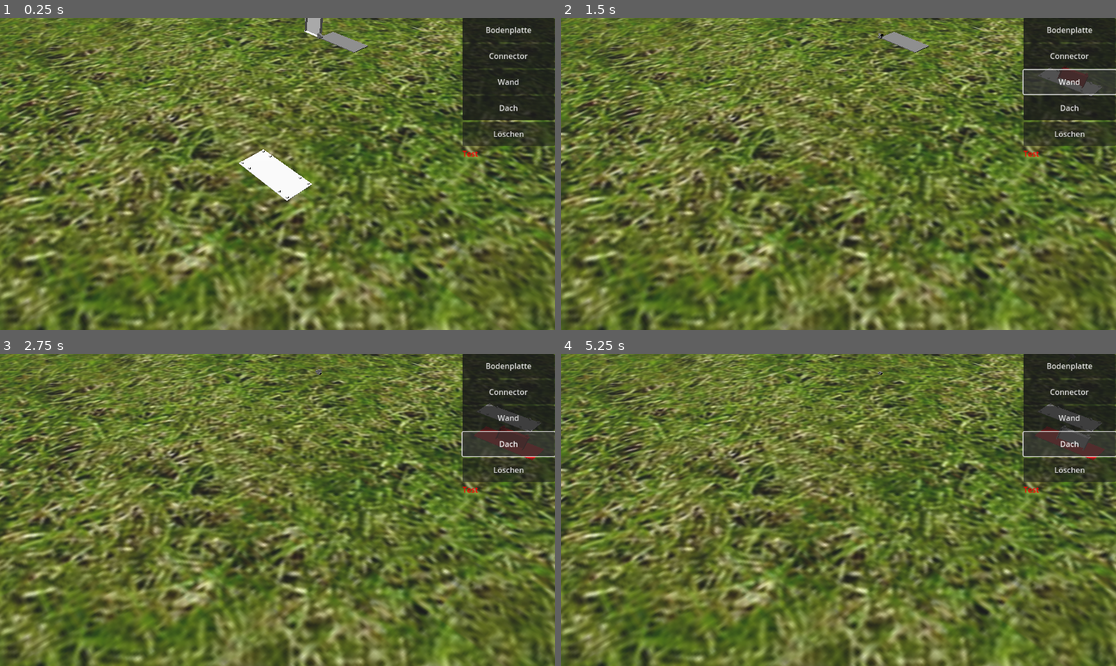
Above: before the commit, frames 1-4 (two rows, left to right).
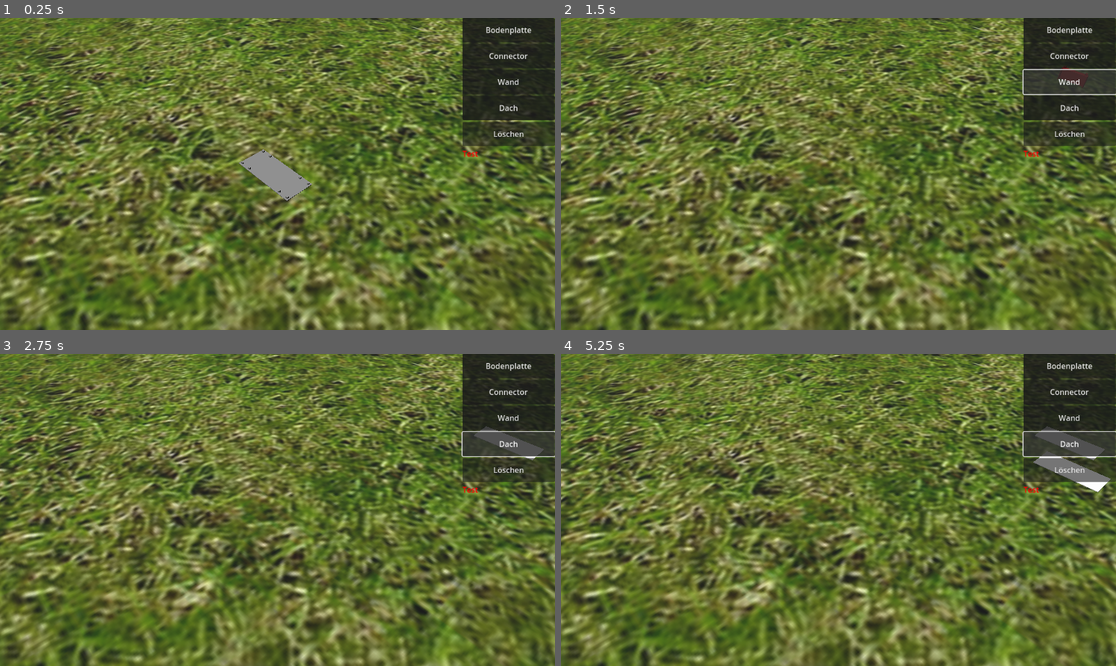
Above: after the commit, the same moments.

Repository: eduardoProggt/DKGBBMT
Game: Godot game, scene res://main_scene.tscn
Two runs of this game, one before a commit and one after it. Both use one fixed random seed, a clock stepped at 60 frames per second and the inputs below.
Inputs:
- Up to frame 1 (0.25 s): no input
- Up to frame 2 (1.5 s): click "Bodenplatte" at 0.5 s; click "Wand" at 1.25 s
- Up to frame 3 (2.75 s): click "Dach" at 2 s
- Up to frame 4 (5.25 s): click "Löschen" at 2.75 s; click "Bodenplatte" at 3.5 s; click "Wand" at 4.25 s; click "Dach" at 5 s

The runs differ from the first frame. In frame 1, 1.4% of the frame differs, in the area x 43-67%, y 0-59%; in frame 2, 0.5%; in frame 3, 0.9%; in frame 4, 1.4%, in the area x 57-99%, y 5-45%.

Commit message:
Unbenutzte Tiles auf y=-100 setzen + kleines Debugging bei transientem Fehler

Diff:
--- a/assets/connector.gd
+++ b/assets/connector.gd
@@ -108,16 +108,20 @@
 	if(last.transform.origin.z == first.transform.origin.z):
 		for i in Utils.float_range(last.transform.origin.x, first.transform.origin.x,1):
 			var valid_position = Vector3(i,last.transform.origin.y, first.transform.origin.z)
-			preview_tiles.append(_find_tile_with_position(valid_position))
+			var tile = _find_tile_with_position(valid_position)
+			if tile:
+				preview_tiles.append(tile)
 	if(last.transform.origin.x == first.transform.origin.x):
 		for i in Utils.float_range(last.transform.origin.z, first.transform.origin.z,1):
 			var valid_position = Vector3(last.transform.origin.x,last.transform.origin.y, i)
-			preview_tiles.append(_find_tile_with_position(valid_position))
+			var tile = _find_tile_with_position(valid_position)
+			if tile:
+				preview_tiles.append(tile)
 	return preview_tiles
 
 func _find_tile_with_position(pos: Vector3):
 	for tile in ghost_tiles:
-		if tile.transform.origin == pos:
+		if tile.transform.origin.distance_to(pos) < 0.01:
 			return tile
 
 func instantiate_ghost_connectors(add_to_scene) -> Node3D:
--- a/assets/connector.tscn
+++ b/assets/connector.tscn
@@ -7,7 +7,7 @@
 size = Vector3(0.95, 0.95, 0.95)
 
 [node name="Connector" type="Node3D"]
-transform = Transform3D(1, 0, 0, 0, 1, 0, 0, 0, 1, -0.5, -0.5, 0.5)
+transform = Transform3D(1, 0, 0, 0, 1, 0, 0, 0, 1, -0.5, -100, 0.5)
 script = ExtResource("1_g0p15")
 
 [node name="Area3D" type="Area3D" parent="."]
--- a/assets/dach.tscn
+++ b/assets/dach.tscn
@@ -7,6 +7,7 @@
 size = Vector3(12.99, 0.199, 5.99)
 
 [node name="Dach" type="Node3D"]
+transform = Transform3D(1, 0, 0, 0, 1, 0, 0, 0, 1, 0, -100, 0)
 script = ExtResource("1_an14m")
 
 [node name="MeshInstance3D" type="MeshInstance3D" parent="."]
--- a/assets/hammer.tscn
+++ b/assets/hammer.tscn
@@ -4,6 +4,7 @@
 [ext_resource type="Script" path="res://assets/hammer.gd" id="1_x3vt8"]
 
 [node name="Hammer" type="Node3D"]
+transform = Transform3D(1, 0, 0, 0, 1, 0, 0, 0, 1, 0, -100, 0)
 script = ExtResource("1_x3vt8")
 
 [node name="MeshInstance3D" type="MeshInstance3D" parent="."]
--- a/assets/wall.tscn
+++ b/assets/wall.tscn
@@ -12,6 +12,7 @@
 [sub_resource type="BoxShape3D" id="BoxShape3D_1owmw"]
 
 [node name="Wall" type="Node3D"]
+transform = Transform3D(1, 0, 0, 0, 1, 0, 0, 0, 1, 0, -100, 0)
 script = ExtResource("1_wfms0")
 
 [node name="Area3D" type="Area3D" parent="."]
--- a/ghost_preview.gd
+++ b/ghost_preview.gd
@@ -23,8 +23,6 @@
 		#Intersected mit gar nichts
 		tile_indicator.visible = false
 		return
-	#TODO: Eine Menge an Objects definieren, mit denen ein Objekt nicht collidiert.
-	#Beispiel: Eine Wand mit Connector-Regions
 	tile_indicator.transform.origin = discretize_hit_position(result.position)
 	tile_indicator.display(result)
 
@@ -57,6 +55,10 @@
 		if old_area:
 			old_area.area_entered.disconnect(_on_body_entered)
 			old_area.area_exited.disconnect(_on_body_exited)
+
+	if tile_indicator:
+		#Unbenutzte wegtransformieren
+		tile_indicator.global_transform.origin = Vector3(0, -100, 0)
 
 	tile_indicator = indicator
 	#add_child(tile_indicator)
